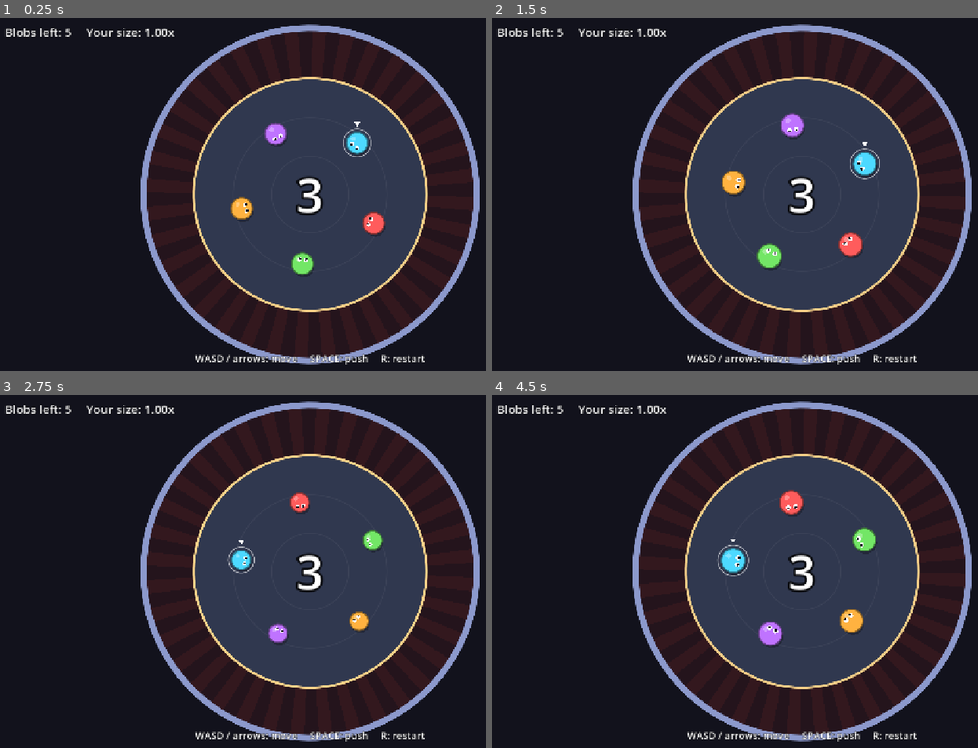
Above: before the commit, frames 1-4 (two rows, left to right).
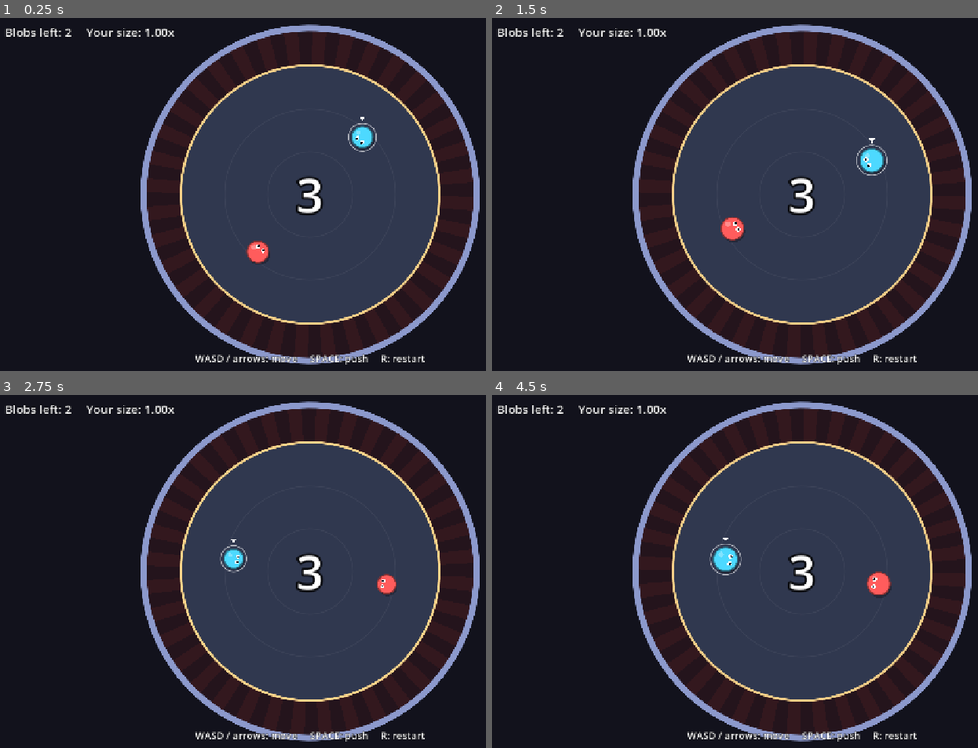
Above: after the commit, the same moments.

Repository: mrjkey/blobs
Game: Godot game, scene res://main.tscn
Two runs of this game, one before a commit and one after it. Both use one fixed random seed, a clock stepped at 60 frames per second and the inputs below.
Inputs:
- Up to frame 1 (0.25 s): no input
- Up to frame 2 (1.5 s): tap R (restart) at 0.5, 1.25 s; hold D (move_right) 0.53-1.28 s; tap Space (push) at 0.6 s; hold S (move_down) from 1.28 s (still down); tap J at 1.35 s
- Up to frame 3 (2.75 s): tap R (restart) at 2 s; release S (move_down) at 2.03 s; hold D (move_right) from 2.03 s (still down); tap Space (push) at 2.1 s
- Up to frame 4 (4.5 s): tap R (restart) at 2.75, 3.5, 4.25 s; release D (move_right) at 2.78 s; hold W (move_up) 2.78-3.53 s; tap J at 2.85, 4.35 s; hold A (move_left) from 3.53 s (still down); tap Space (push) at 3.6 s

The runs differ from the first frame. In frame 1, 8.6% of the frame differs, in the area x 13-91%, y 2-87%; in frame 2, 8.8%; in frame 3, 8.3%; in frame 4, 8.8%.

Commit message:
before my second ask

Diff:
--- a/main.tscn
+++ b/main.tscn
@@ -1,6 +1,6 @@
-[gd_scene load_steps=2 format=3]
+[gd_scene format=3 uid="uid://bj6axtcqryh5e"]
 
-[ext_resource type="Script" path="res://scripts/game.gd" id="1_game"]
+[ext_resource type="Script" uid="uid://53jkld1mqhm1" path="res://scripts/game.gd" id="1_game"]
 
-[node name="Game" type="Node2D"]
+[node name="Game" type="Node2D" unique_id=295257415]
 script = ExtResource("1_game")
--- a/scripts/tuning.gd
+++ b/scripts/tuning.gd
@@ -4,14 +4,14 @@
 
 # --- Arena -------------------------------------------------------------------
 const WALL_RADIUS := 380.0        # bouncy outer wall (keeps blobs on screen)
-const RING_RADIUS := 270.0        # the sumo ring; leave it and the clock starts
-const RING_OUT_TIME := 0.8        # how long you can be outside the ring before you're out
+const RING_RADIUS := 300.0        # the sumo ring; leave it and the clock starts
+const RING_OUT_TIME := 1.0        # how long you can be outside the ring before you're out
 const OUTSIDE_DRAG := 4.0         # extra drag in the out-of-bounds "mud"
 const OUTSIDE_CONTROL := 0.5      # steering multiplier while in the mud
 
 # --- Blob movement -----------------------------------------------------------
 const BASE_RADIUS := 22.0
-const BASE_SPEED := 230.0         # top speed at mass 1
+const BASE_SPEED := 330.0         # top speed at mass 1
 const BASE_ACCEL := 1400.0        # how snappy steering is at mass 1
 const DRAG := 1.6                 # general damping; higher = slides less after a hit
 const KNOCKBACK_CONTROL := 0.2    # steering multiplier while flying faster than your top speed
@@ -46,7 +46,7 @@
 const JELLY_STIFFNESS := 380.0    # higher = faster wobble
 const JELLY_DAMPING := 9.0        # lower = wobbles longer
 const JELLY_BULGE := 0.7          # sideways bulge when squashed (keeps it looking like jelly)
-const SQUASH_KICK := 0.011        # squash per px/s of impact
+const SQUASH_KICK := 0.11        # squash per px/s of impact
 const SQUASH_KICK_MAX := 9.0
 const SQUASH_MAX := 0.5
 const MOVE_STRETCH := 0.0004      # stretch along velocity per px/s
@@ -74,7 +74,7 @@
 const FOOD_RADIUS := 7.0
 
 # --- Bots --------------------------------------------------------------------
-const BOT_COUNT := 4
+const BOT_COUNT := 1
 const BOT_THINK_TIME := 0.15      # seconds between decisions
 const BOT_REACTION := 0.18        # delay before they actually push
 const BOT_TURN_RATE := 7.0        # how fast their steering follows their intent
